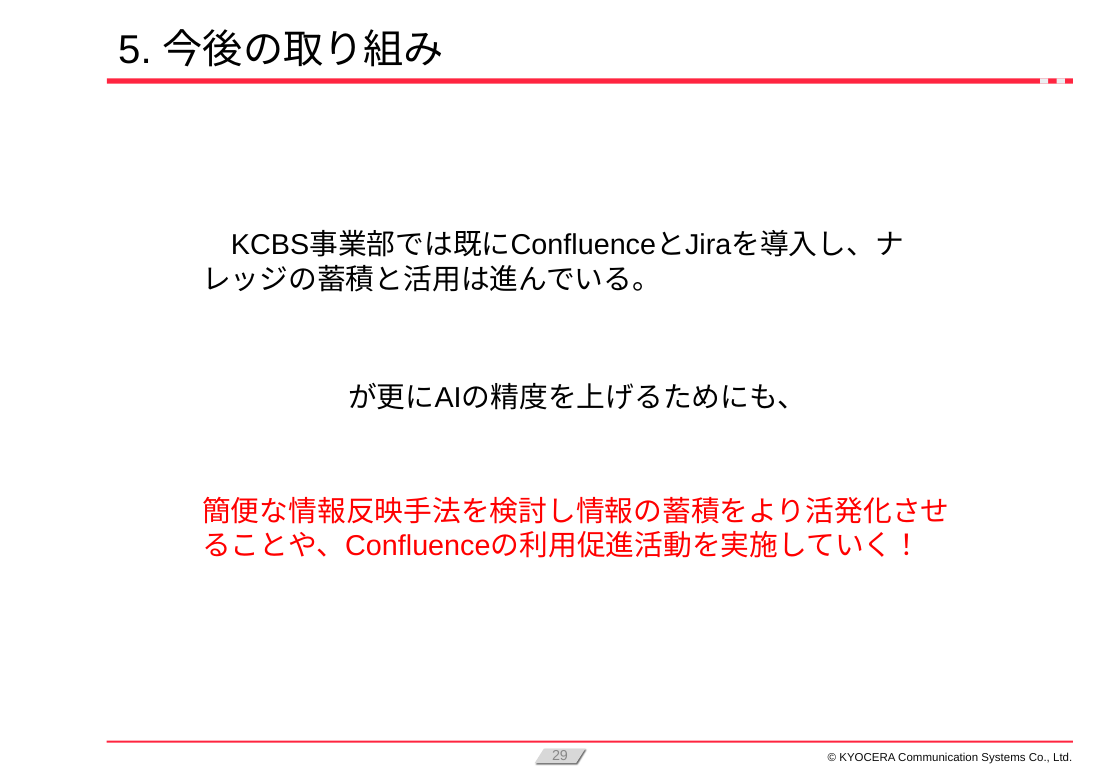
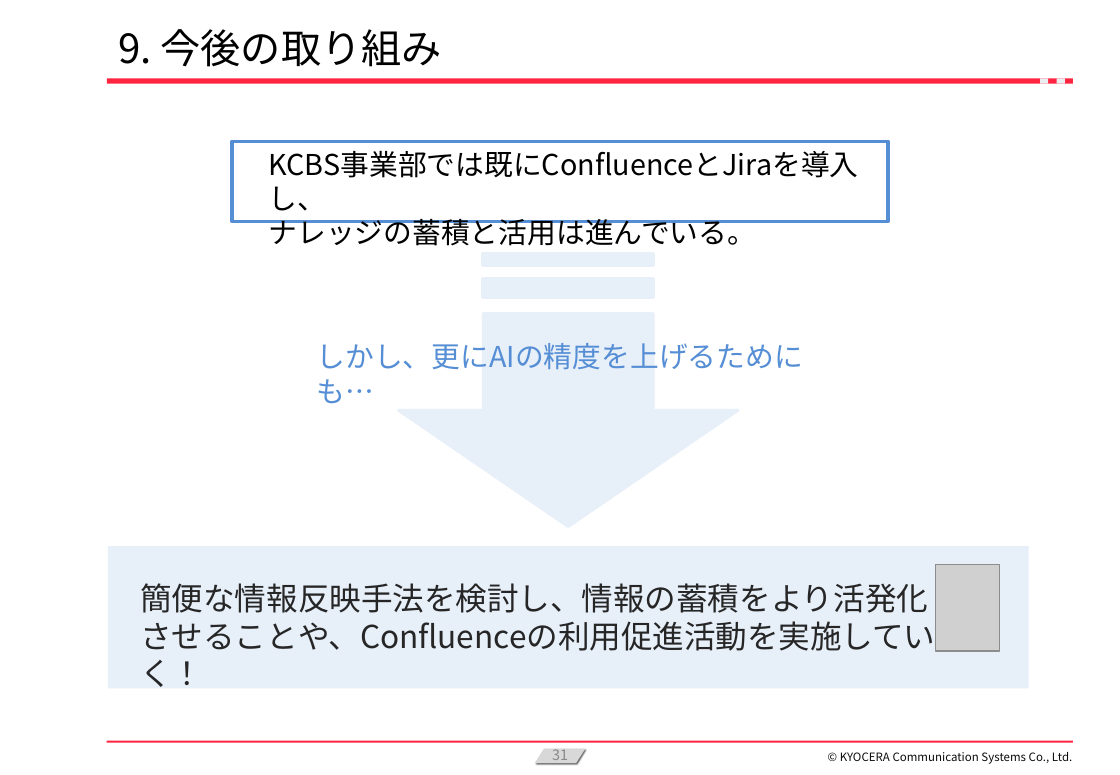
Before and after one commit to KanataOsako/SCSA, a slide deck: slide 31 of src/研究レポート/業務改善【大迫かなた】2024年予選会資料_最新.pptx (slide 29 before the commit). Drawn at 1120x775 pixels with LibreOffice and Linux fonts; fonts in the diff are those of the drawing; grey boxes stand for pictures; background and template pictures are left out. Boxes give left, top, right and bottom in pixels: in the first picture for what was removed or moved away, otherwise in the second. Text is boxed around its words. In the diff, an @@ line names an element or a change of style, - is before the commit and + after.

```diff
--- a/src/研究レポート/業務改善【大迫かなた】2024年予選会資料_最新.pptx
+++ b/src/研究レポート/業務改善【大迫かなた】2024年予選会資料_最新.pptx
@@ title at (118,29,442,67): text changed; font Arial to Noto Sans CJK JP @@
-5. 今後の取り組み
+9. 今後の取り組み
@@ rectangle "KCBS事業部では既にConfluenceとJiraを導入し、": place and size @@
-rectangle "KCBS事業部では既にConfluenceとJiraを導入し、" at (202,232,904,292)
+rectangle "KCBS事業部では既にConfluenceとJiraを導入し、" at (232,142,888,221)
@@ rectangle "KCBS事業部では既にConfluenceとJiraを導入し、" at (232,142,888,221): outline none to #558ED5 2.25 pt @@
@@ text in rectangle at (269,186,757,246): text changed; font Arial to Noto Sans CJK JP @@
-KCBS事業部では既にConfluenceとJiraを導入し、ナレッジの蓄積と活用は進んでいる。
+KCBS事業部では既にConfluenceとJiraを導入し、
+ナレッジの蓄積と活用は進んでいる。
@@ rectangle added at (483,253,654,265), fill #E7EFF9, outline #E7EFF9 2 pt @@
@@ rectangle added at (483,278,654,297), fill #E7EFF9, outline #E7EFF9 2 pt @@
@@ down arrow added at (399,313,738,526), fill #E7EFF9, outline #E7EFF9 2 pt @@
@@ text at (317,342,803,370): text changed; font Arial to Noto Sans CJK JP; text colour #000000 to #558ED5 @@
-が更にAIの精度を上げるためにも、
+しかし、更にAIの精度を上げるためにも…
@@ rectangle "簡便な情報反映手法を検討し、情報の蓄積をより活発化": place and size @@
-rectangle "簡便な情報反映手法を検討し、情報の蓄積をより活発化" at (202,497,950,558)
+rectangle "簡便な情報反映手法を検討し、情報の蓄積をより活発化" at (108,547,1029,690)
@@ rectangle "簡便な情報反映手法を検討し、情報の蓄積をより活発化" at (108,547,1029,690): fill none to #E7EFF9 @@
@@ picture added at (936,565,1000,652) @@
@@ text in rectangle at (140,583,935,651): text changed; size 20 to 22 pt; font Arial to Noto Sans CJK JP; text colour #FF0000 to #262626 @@
-簡便な情報反映手法を検討し情報の蓄積をより活発化させることや、Confluenceの利用促進活動を実施していく！
+簡便な情報反映手法を検討し、情報の蓄積をより活発化
+させることや、Confluenceの利用促進活動を実施していく！
@@ page number at (552,749,568,764): text changed; font Arial to Noto Sans CJK JP @@
-29
+31
@@ text "© KYOCERA Communication Systems Co., ..." at (840,752,1073,764): font Arial to Noto Sans CJK JP @@
```
Also in this commit, not shown: 26 other slides changed, 7 slides added, 5 slides removed.
